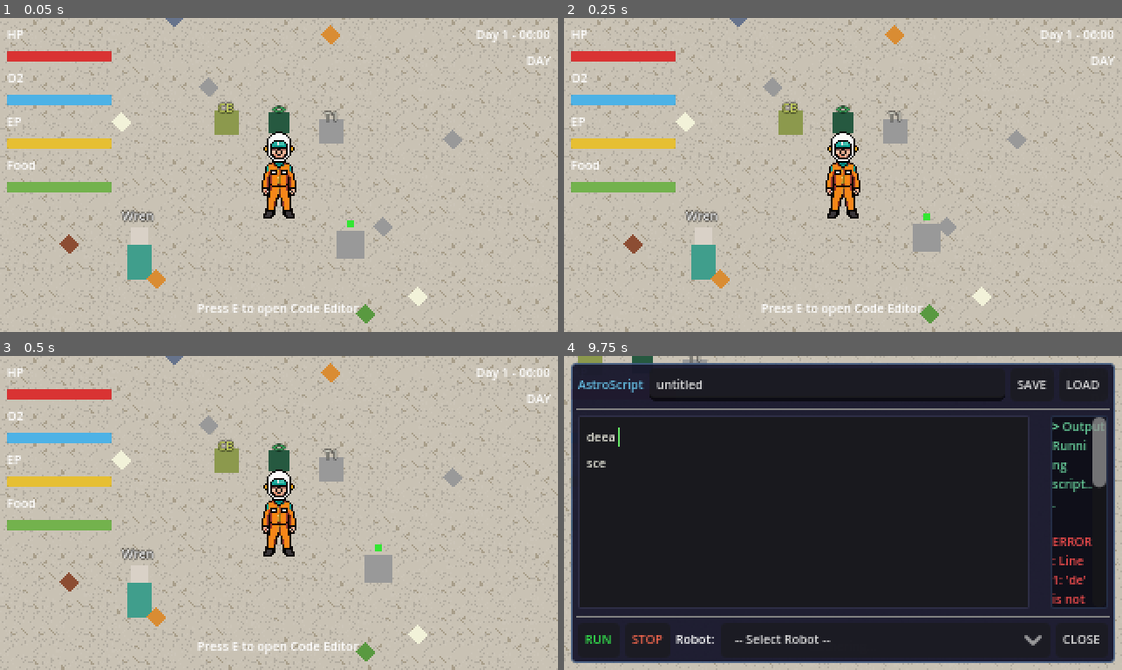
Above: before the commit, frames 1-4 (two rows, left to right).
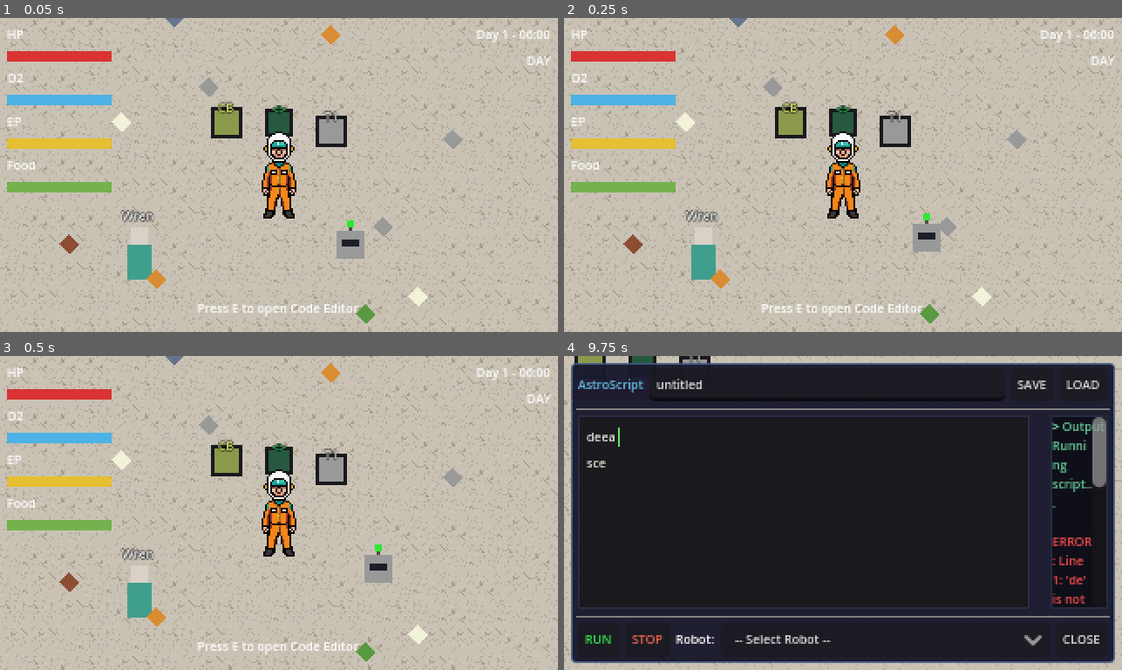
Above: after the commit, the same moments.

Repository: nauvalZulfikar/astrocode
Game: Godot game, scene res://scenes/world/main_world.tscn
The game is run twice, just before and just after one commit, with the same random seed, the same clock (stepped at 60 frames per second) and the same inputs.
Inputs (mouse positions are in pixels of both pictures, inside the frame that each line leads up to):
- Up to frame 1 (0.05 s): no input
- Up to frame 2 (0.25 s): no input
- Up to frame 3 (0.5 s): no input
- Up to frame 4 (9.75 s): tap E (interact) at 0.5, 7.25, 9.5 s; move the mouse to (965, 497) at 0.52 s; hold D (move_right) 0.53-1.25 s; hold E (interact) 0.53-1.25 s; click (965, 497) at 0.67 s; drag from (731, 528) to (859, 513) at 1.27 s; click "RUN" at 2 s; click "STOP" at 2.75 s; click "-- Select Robot --" at 3.5 s; click "SAVE" at 4.25 s; click "LOAD" at 5 s; move the mouse to (898, 443) at 5.77 s; hold D (move_right) 5.78-6.5 s; hold J (open_journal) 5.78-6.5 s; drag from (815, 575) to (714, 469) at 6.52 s; move the mouse to (1010, 560) at 7.27 s; hold A (move_left) 7.28-8 s; hold Shift (sprint) 7.28-8 s; tap Space at 8 s; drag from (675, 465) to (815, 478) at 8.02 s; tap Enter at 8.75 s; move the mouse to (870, 513) at 8.77 s; hold S (move_down) 8.78-9.5 s; hold C (open_crafting) 8.78-9.5 s; click (870, 513) at 8.92 s; drag from (759, 434) to (591, 377) at 9.52 s

The runs differ from the first frame. In frame 1, 0.7% of the frame differs, in the area x 37-65%, y 28-73%; in frame 2, 0.7%; in frame 3, 0.7%; in frame 4, 0.1%.

Commit message:
feat(world): robots get visor+antenna, stations get frame border
Robots and stations were plain squares. Now distinct silhouettes:
- robot_base: dark visor strip + antenna stalk (status dot = antenna light)
  -> reads as a drone/machine
- workbench/base_terminal/circuit_workbench: dark frame border behind the
  body -> reads as a built panel/cabinet (keeps T1/CB/<> letters)
Completes the visual taxonomy: sprite=player, head+body+name=NPC,
diamond=resource, visor+antenna=robot, framed+letter=station.
Regression green: 20/20 scenes, vslice 3/3, back 5/5, movement PASS.

Co-Authored-By: Claude Opus 4.8 <noreply@anthropic.com>

Diff:
--- a/scenes/robots/robot_base.tscn
+++ b/scenes/robots/robot_base.tscn
@@ -23,6 +23,20 @@
 offset_bottom = 8.0
 color = Color(0.6, 0.6, 0.6, 1)
 
+[node name="Visor" type="ColorRect" parent="."]
+offset_left = -5.0
+offset_top = -3.0
+offset_right = 5.0
+offset_bottom = 1.0
+color = Color(0.12, 0.12, 0.16, 1)
+
+[node name="Antenna" type="ColorRect" parent="."]
+offset_left = -1.0
+offset_top = -12.0
+offset_right = 1.0
+offset_bottom = -8.0
+color = Color(0.3, 0.3, 0.3, 1)
+
 [node name="CollisionShape2D" type="CollisionShape2D" parent="."]
 shape = SubResource("RectangleShape2D_body")
 
--- a/scenes/world/base_terminal.tscn
+++ b/scenes/world/base_terminal.tscn
@@ -12,6 +12,13 @@
 collision_layer = 4
 collision_mask = 0
 script = ExtResource("1_terminal")
+
+[node name="Frame" type="ColorRect" parent="."]
+offset_left = -8.0
+offset_top = -8.0
+offset_right = 8.0
+offset_bottom = 8.0
+color = Color(0.1, 0.1, 0.12, 1)
 
 [node name="Sprite" type="ColorRect" parent="."]
 offset_left = -6.0
--- a/scenes/world/circuit_workbench.tscn
+++ b/scenes/world/circuit_workbench.tscn
@@ -12,6 +12,13 @@
 collision_layer = 4
 collision_mask = 0
 script = ExtResource("1_workbench")
+
+[node name="Frame" type="ColorRect" parent="."]
+offset_left = -9.0
+offset_top = -9.0
+offset_right = 9.0
+offset_bottom = 9.0
+color = Color(0.1, 0.1, 0.12, 1)
 
 [node name="Sprite" type="ColorRect" parent="."]
 offset_left = -7.0
--- a/scenes/world/workbench.tscn
+++ b/scenes/world/workbench.tscn
@@ -12,6 +12,13 @@
 collision_layer = 4
 collision_mask = 0
 script = ExtResource("1_workbench")
+
+[node name="Frame" type="ColorRect" parent="."]
+offset_left = -9.0
+offset_top = -9.0
+offset_right = 9.0
+offset_bottom = 9.0
+color = Color(0.1, 0.1, 0.12, 1)
 
 [node name="Sprite" type="ColorRect" parent="."]
 offset_left = -7.0
